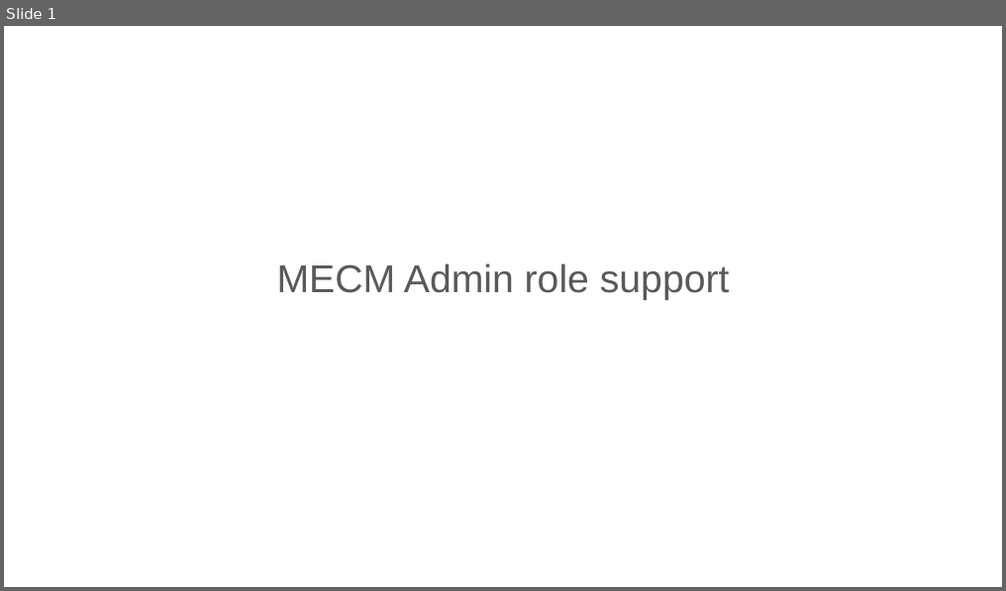
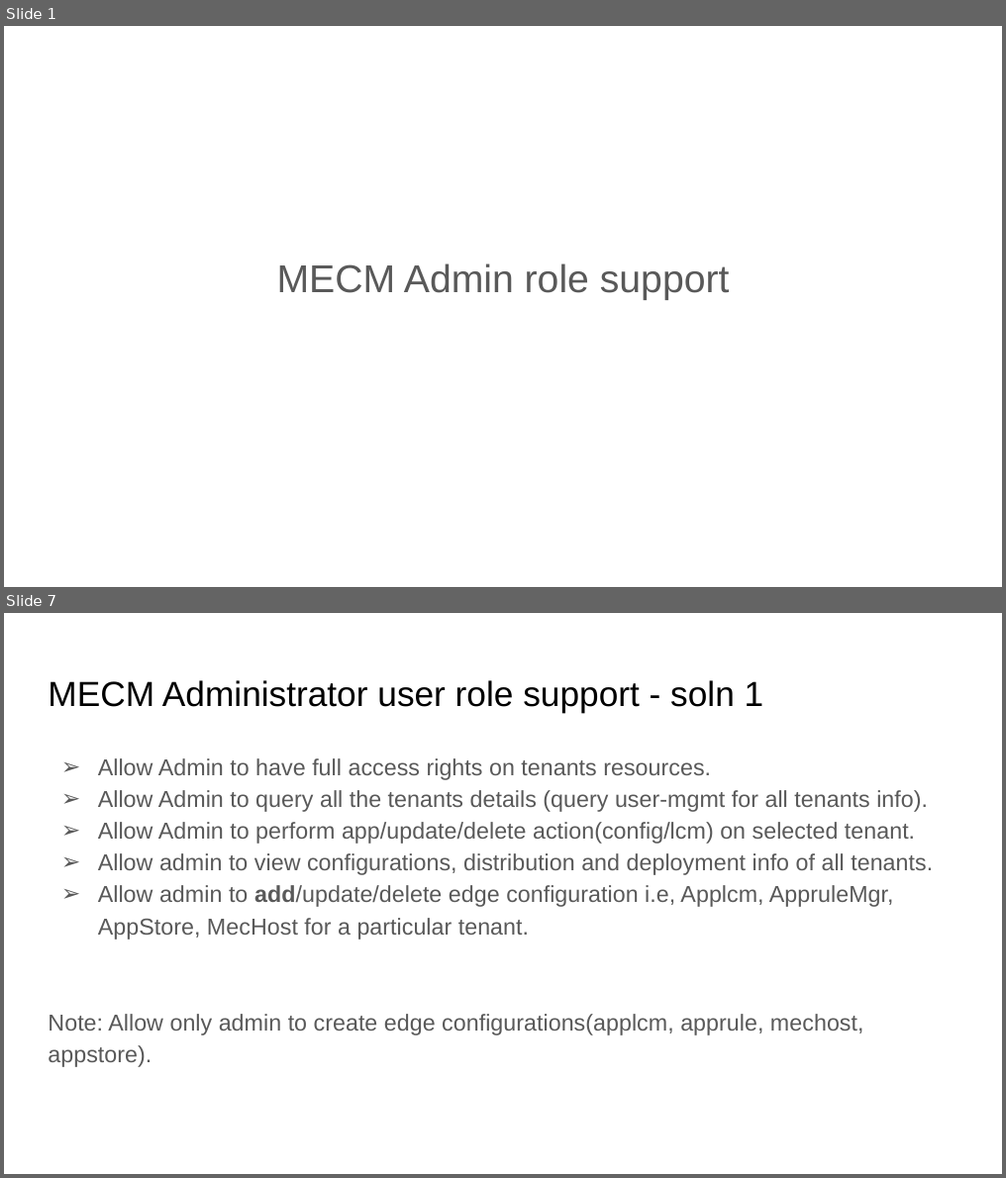
Before and after one commit to EdgeGallery/community, a slide deck: MECM PT/Release V1.1/MECM admin role support.pptx. Shown one above the other, each under a label of ours: slide 1 before the commit, slides 1 and 7 after it; the slides between them are not shown. The pictures are 1006x591 and 1006x1178 pixels, drawn with LibreOffice and Linux fonts; fonts in the diff are those of the drawing. Boxes give left, top, right and bottom in pixels: in the first picture for what was removed or moved away, otherwise in the second. Text is boxed around its words. In the diff, an @@ line names an element or a change of style, - is before the commit and + after.

Commit message:
mecm admin role support

```diff
--- a/MECM PT/Release V1.1/MECM admin role support.pptx
+++ b/MECM PT/Release V1.1/MECM admin role support.pptx
@@ slide 7 added at box(4, 613, 1002, 1174), background #FFFFFF @@
@@ title added at box(48, 680, 764, 712), 25.2 pt, text #000000 @@
+MECM Administrator user role support - soln 1
@@ text added at box(48, 759, 933, 1067), 16.6 pt, text #595959 @@
+➢ Allow Admin to have full access rights on tenants resources.
+➢ Allow Admin to query all the tenants details (query user-mgmt for all tenants info).
+➢ Allow Admin to perform app/update/delete action(config/lcm) on selected tenant.
+➢ Allow admin to view configurations, distribution and deployment info of all tenants.
+➢ Allow admin to add/update/delete edge configuration i.e, Applcm, AppruleMgr, AppStore, MecHost for a particular tenant.
+Note: Allow only admin to create edge configurations(applcm, apprule, mechost, appstore).
```
Also in this commit, not shown: 2 slides changed, 10 other slides added, 1 slide removed.
